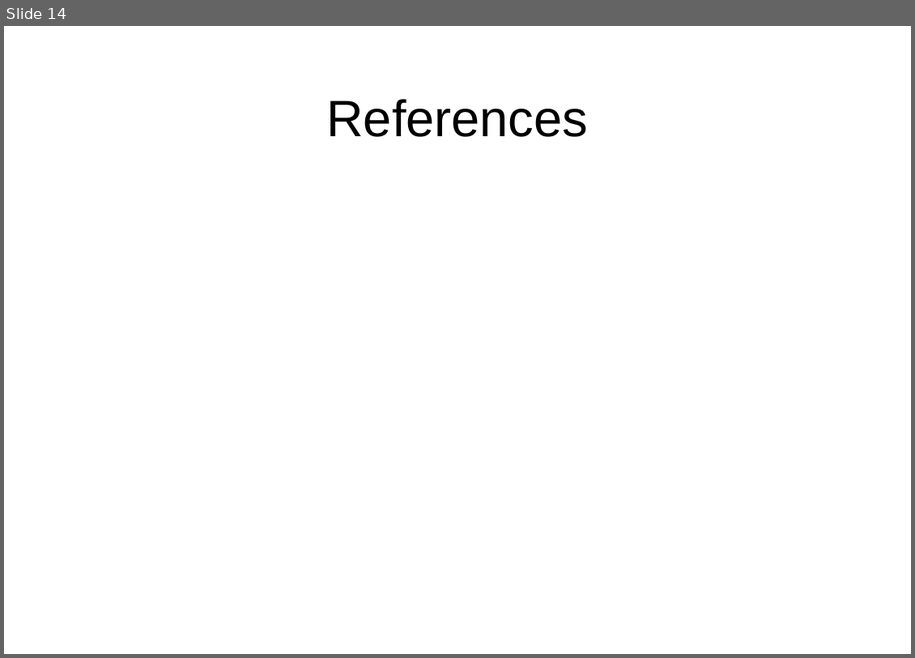
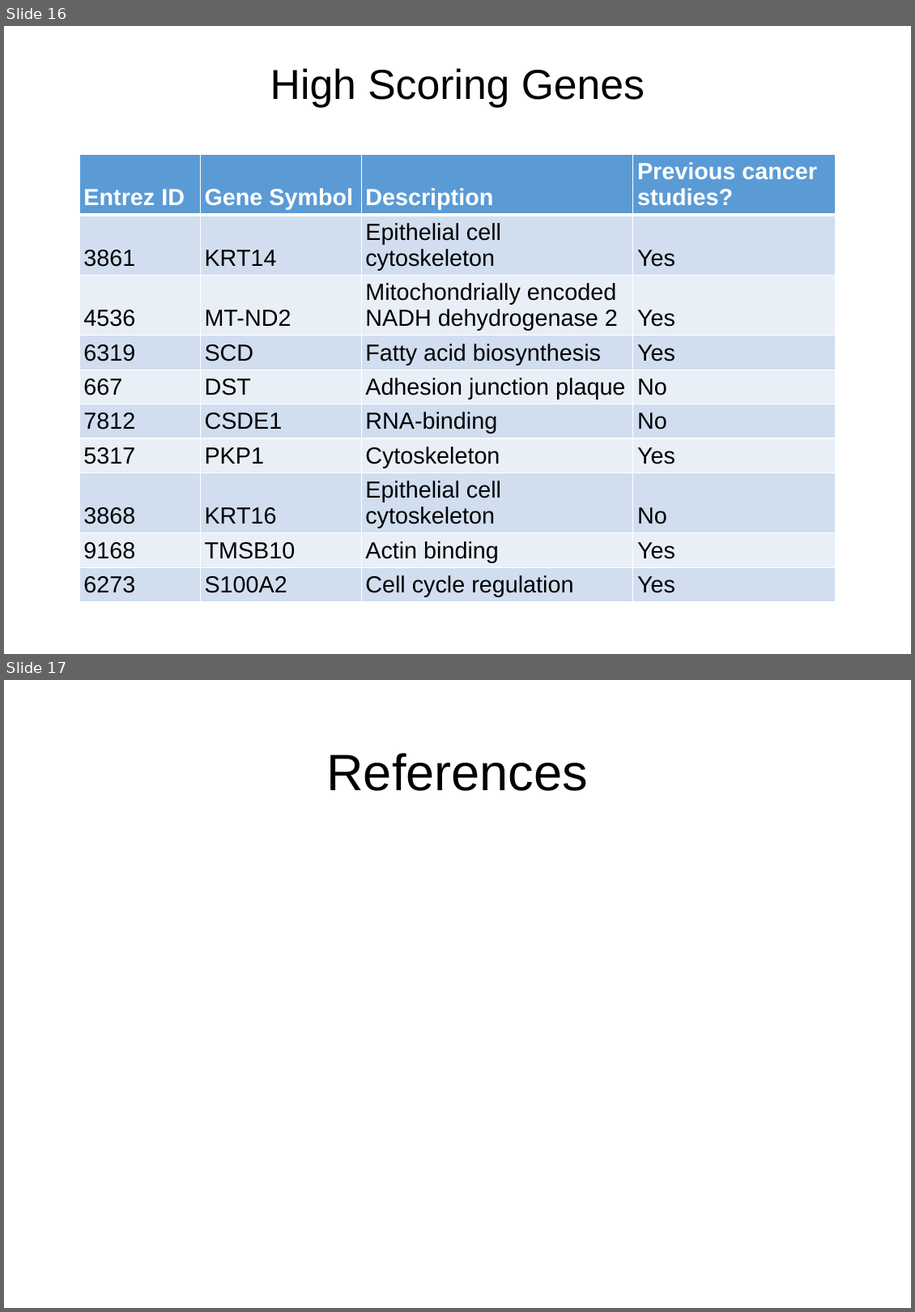
Before and after one commit to kkchau/NACEP-Analysis-of-Prostate-Cancer-Cells, a slide deck: ppt/Presentation.pptx. Shown one above the other, each under a label of ours: slide 14 before the commit, slides 16 and 17 after it. The pictures are 915x658 and 915x1312 pixels, drawn with LibreOffice and Linux fonts; fonts in the diff are those of the drawing. Boxes give left, top, right and bottom in pixels: in the first picture for what was removed or moved away, otherwise in the second. Text is boxed around its words. In the diff, an @@ line names an element or a change of style, - is before the commit and + after.

```diff
--- a/ppt/Presentation.pptx
+++ b/ppt/Presentation.pptx
@@ slide 16 added at [4, 26, 911, 654], background #FFFFFF @@
@@ text added at [270, 68, 645, 108], 36 pt, text #000000 @@
+High Scoring Genes
@@ table added at [79, 155, 836, 630], 10 rows, 4 columns @@
+Entrez ID | Gene Symbol | Description | Previous cancer studies?
+3861 | KRT14 | Epithelial cell cytoskeleton | Yes
+4536 | MT-ND2 | Mitochondrially encoded NADH dehydrogenase 2 | Yes
+6319 | SCD | Fatty acid biosynthesis | Yes
+667 | DST | Adhesion junction plaque | No
+7812 | CSDE1 | RNA-binding | No
+5317 | PKP1 | Cytoskeleton | Yes
+3868 | KRT16 | Epithelial cell cytoskeleton | No
+9168 | TMSB10 | Actin binding | Yes
+6273 | S100A2 | Cell cycle regulation | Yes
@@ what was slide 14 is now slide 17 @@
```
Also in this commit, not shown: 1 slide changed, 3 other slides added, 1 slide removed, 1 other file.
